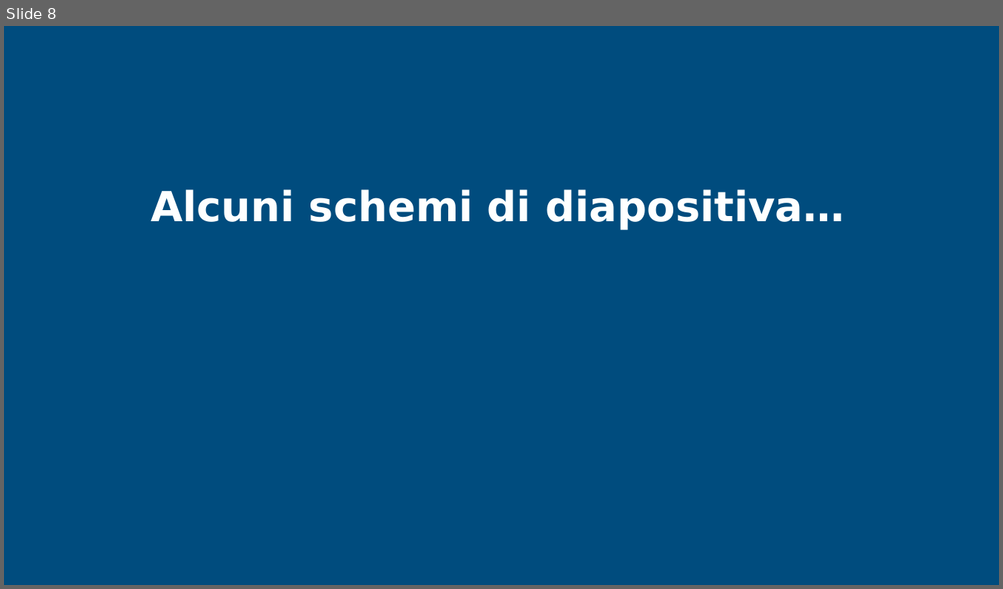
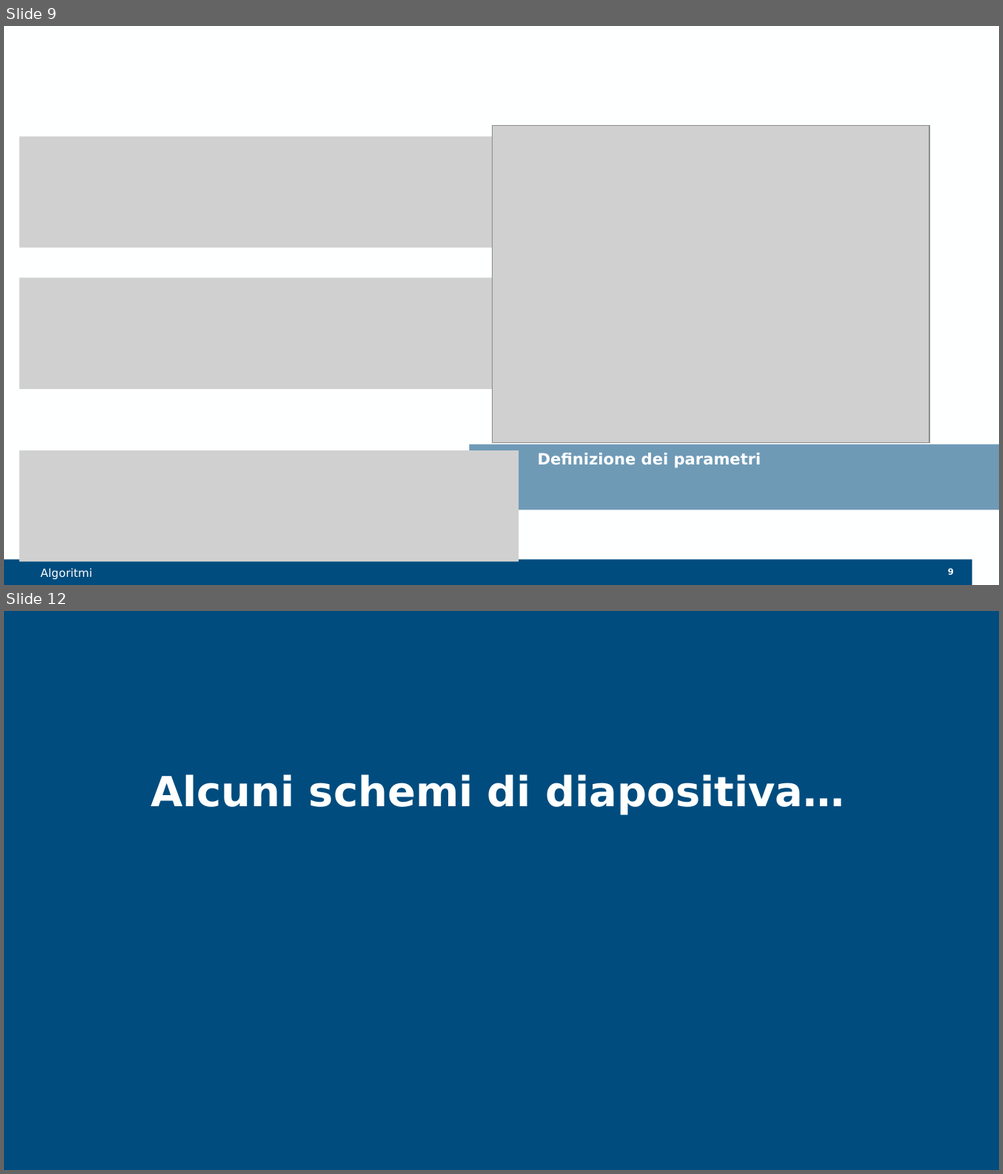
Before and after one commit to IvanNece/Tesi_Necerini, a slide deck: PowerPoint/TesiNecerini_Presentazione.pptx. Shown one above the other, each under a label of ours: slide 8 before the commit, slides 9 and 12 after it; the slides between them are not shown. The pictures are 1003x589 and 1003x1174 pixels, drawn with LibreOffice and Linux fonts; fonts in the diff are those of the drawing; grey boxes stand for pictures; background and template pictures are left out. Boxes give left, top, right and bottom in pixels: in the first picture for what was removed or moved away, otherwise in the second. Text is boxed around its words. In the diff, an @@ line names an element or a change of style, - is before the commit and + after.

```diff
--- a/PowerPoint/TesiNecerini_Presentazione.pptx
+++ b/PowerPoint/TesiNecerini_Presentazione.pptx
@@ slide 9 added at <box>4,26,999,585</box>, background #FEFFFF @@
@@ picture added at <box>19,136,518,248</box> @@
@@ picture added at <box>492,125,930,443</box> @@
@@ picture added at <box>19,278,518,389</box> @@
@@ text added at <box>469,445,999,511</box>, fill #004C7E at 56% opacity, 11.2 pt, text #FEFFFF, bold @@
+Definizione dei parametri
@@ picture added at <box>19,451,518,562</box> @@
@@ rectangle added at <box>4,560,972,585</box>, fill #004C7E @@
@@ text added at <box>40,568,92,580</box>, 8.2 pt, text #FFFFFF @@
+Algoritmi
@@ page number added at <box>948,568,953,575</box>, 6.2 pt, text #FEFFFF, bold @@
+9
@@ what was slide 8 is now slide 12 @@
```
Also in this commit, not shown: 3 slides changed, 4 other slides added, 1 slide removed, 4 other files.
